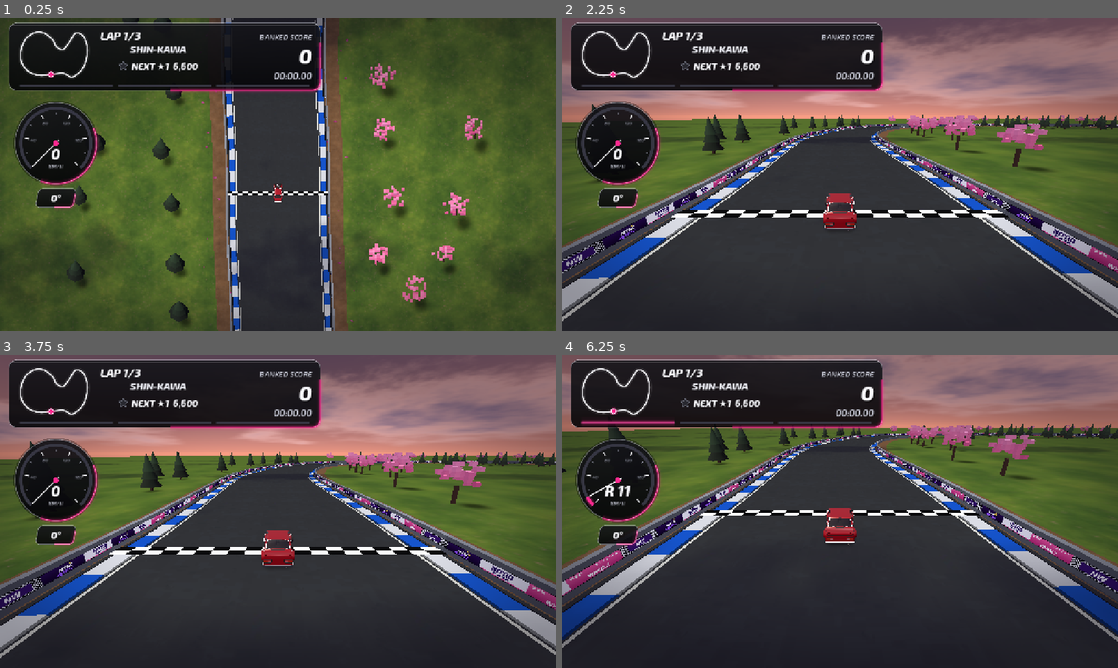
Above: before the commit, frames 1-4 (two rows, left to right).
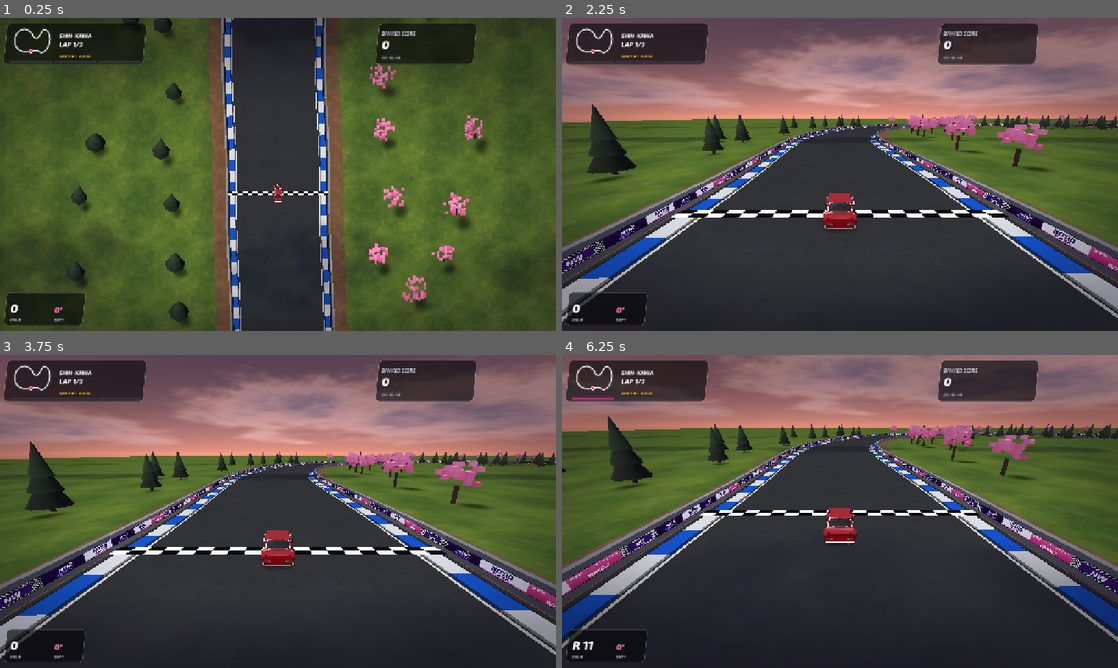
Above: after the commit, the same moments.

Repository: karllondor/Nitro-Wheelz-
Game: Godot game, scene res://scenes/race.tscn
Same seed, same stepped clock (60 frames per second), same inputs: the game is played once before the commit and once after it. This scene is started directly instead of the project's main scene.
Inputs (mouse positions are in pixels of both pictures, inside the frame that each line leads up to):
- Up to frame 1 (0.25 s): no input
- Up to frame 2 (2.25 s): tap Enter at 0.5 s; move the mouse to (962, 158) at 0.52 s; hold D (move_right) 0.53-1.25 s; hold Space (action_primary) 0.53-1.25 s; click (962, 158) at 0.67 s; tap R (race_restart) at 1.25, 2 s; drag from (728, 190) to (812, 237) at 1.27 s; move the mouse to (895, 105) at 2.02 s; hold D (move_right) from 2.03 s (still down); hold C (camera_toggle) from 2.03 s (still down)
- Up to frame 3 (3.75 s): release D (move_right) at 2.75 s; release C (camera_toggle) at 2.75 s; tap R (race_restart) at 2.75, 3.5 s; drag from (250, 574) to (111, 464) at 2.77 s; move the mouse to (444, 558) at 3.52 s; hold A (move_left) from 3.53 s (still down); tap Z at 3.6 s
- Up to frame 4 (6.25 s): release A (move_left) at 4.25 s; tap R (race_restart) at 4.25 s; drag from (673, 464) to (756, 433) at 4.27 s; move the mouse to (867, 511) at 5.02 s; hold S (brake) 5.03-5.75 s; tap E (action_secondary) at 5.1 s; click (867, 511) at 5.17 s; drag from (756, 433) to (728, 527) at 5.77 s

The runs differ from the first frame. In frame 1, 16% of the frame differs, in the area x 0-86%, y 1-99%; in frame 2, 16%; in frame 3, 16%; in frame 4, 17%.

Commit message:
feat(hud): compact nonblocking desktop/Web instruments and digital telemetry

Diff:
--- a/game/scripts/ui/race_hud.gd
+++ b/game/scripts/ui/race_hud.gd
@@ -130,8 +130,12 @@
 
 func _draw() -> void:
     var s: Vector2 = get_viewport_rect().size
-    var m: Dictionary = STYLE.metrics(s)
+    var profile: String = STYLE.platform_profile()
+    var m: Dictionary = STYLE.metrics(s,profile)
     var u: float = float(m["unit"])
+    if profile != "mobile":
+        _draw_desktop(m,s,u)
+        return
     if park_mode:
         _draw_gauge(Vector2(m["gauge_centre"]),float(m["gauge_radius"]),u)
         _draw_angle(Rect2(m["angle"]),u)
@@ -142,6 +146,75 @@
     _draw_angle(Rect2(m["angle"]),u)
     _draw_callouts(callout_anchor(m,s),s,u)
     _draw_flights(m,u)
+
+## Desktop/Web: three restrained, translucent instruments, no full-width
+## mobile strip and no big circular dial. Scoring, route and banked data still
+## come from the unmodified HUD state and scoring pipeline.
+func _draw_desktop(m: Dictionary, s: Vector2, u: float) -> void:
+    if not park_mode:
+        var h: Rect2 = m["header"]
+        var map_r: Rect2 = m["map"]
+        var nm: Rect2 = m["name"]
+        var lp: Rect2 = m["lap"]
+        var chase_r: Rect2 = m["chase"]
+        _desktop_glass(h,u)
+        _minimap(map_r,u*0.80)
+        var track_txt: String = track_name.to_upper()
+        STYLE.text(self,Vector2(nm.position.x,nm.end.y-2.0),track_txt,
+            STYLE.fit_size(track_txt,15.0*u,nm.size.x),STYLE.WHITE,
+            HORIZONTAL_ALIGNMENT_LEFT,nm.size.x)
+        var lap_txt: String = "LAP %d/%d" % [lap,lap_limit]
+        STYLE.text(self,Vector2(lp.position.x,lp.end.y-1.0),lap_txt,
+            STYLE.fit_size(lap_txt,17.0*u,lp.size.x),STYLE.WHITE,
+            HORIZONTAL_ALIGNMENT_LEFT,lp.size.x)
+        var chase_txt: String = str(chase_label()["text"])
+        STYLE.text(self,Vector2(chase_r.position.x,chase_r.end.y-1.0),chase_txt,
+            STYLE.fit_size(chase_txt,11.5*u,chase_r.size.x),STYLE.GOLD,
+            HORIZONTAL_ALIGNMENT_LEFT,chase_r.size.x,false)
+        _draw_lap_line(h,u*0.55)
+        var bank_r: Rect2 = m["bank_panel"]
+        var lab: Rect2 = m["total_label"]
+        var val: Rect2 = m["total"]
+        _desktop_glass(bank_r,u)
+        STYLE.text(self,Vector2(lab.position.x,lab.end.y-1.0),"BANKED SCORE",
+            12.5*u,STYLE.MUTED,HORIZONTAL_ALIGNMENT_LEFT,lab.size.x,false)
+        var bank_txt: String = _score_string(score)
+        STYLE.text(self,Vector2(val.position.x,val.position.y+val.size.y*0.56),bank_txt,
+            STYLE.fit_size(bank_txt,31.0*u,val.size.x),STYLE.WHITE.lerp(STYLE.GOLD,_score_pulse),
+            HORIZONTAL_ALIGNMENT_LEFT,val.size.x)
+        STYLE.text(self,Vector2(val.position.x,val.end.y-2.0),STYLE.time_string(race_time),
+            11.5*u,STYLE.MUTED,HORIZONTAL_ALIGNMENT_LEFT,val.size.x,false)
+        _draw_chain(Rect2(m["score"]),u)
+        _draw_callouts(callout_anchor(m,s),s,u)
+        _draw_flights(m,u)
+    _draw_desktop_telemetry(Rect2(m["speed"]),u)
+
+## Keep the approved Exo 2 / dark-glass / accent design, with reduced desktop
+## opacity and a hairline edge instead of mobile-sized chrome and glow.
+func _desktop_glass(r: Rect2, u: float) -> void:
+    var pts: PackedVector2Array = STYLE.shape(r,9.0*u,STYLE.SKEW*0.45)
+    draw_colored_polygon(pts,Color(0.018,0.020,0.032,0.61))
+    var edge: PackedVector2Array = pts.duplicate()
+    edge.append(pts[0])
+    draw_polyline(edge,Color(0.88,0.89,0.95,0.27),maxf(1.0,u),true)
+    draw_line(Vector2(r.position.x+10.0,r.end.y-2.0),
+        Vector2(r.end.x-10.0,r.end.y-2.0),
+        Color(STYLE.PINK.r,STYLE.PINK.g,STYLE.PINK.b,0.55),maxf(1.0,1.3*u),true)
+
+func _draw_desktop_telemetry(r: Rect2, u: float) -> void:
+    _desktop_glass(r,u)
+    var inset: float = 11.0
+    var number: String = ("R " if reversing else "")+str(int(speed))
+    STYLE.text(self,Vector2(r.position.x+inset,r.position.y+r.size.y*0.62),number,
+        STYLE.fit_size(number,30.0*u,r.size.x*0.60),STYLE.WHITE)
+    STYLE.text(self,Vector2(r.position.x+inset,r.end.y-9.0),"KM/H",
+        11.0*u,STYLE.MUTED,HORIZONTAL_ALIGNMENT_LEFT,-1.0,false)
+    var angle_txt: String = "%d°" % roundi(absf(drift_degrees))
+    STYLE.text(self,Vector2(r.position.x+r.size.x*0.62,r.position.y+r.size.y*0.63),
+        angle_txt,STYLE.fit_size(angle_txt,20.0*u,r.size.x*0.33),
+        STYLE.PINK_SOFT,HORIZONTAL_ALIGNMENT_LEFT,r.size.x*0.35)
+    STYLE.text(self,Vector2(r.position.x+r.size.x*0.62,r.end.y-9.0),"DRIFT",
+        9.5*u,STYLE.MUTED,HORIZONTAL_ALIGNMENT_LEFT,-1.0,false)
 
 # ------------------------------------------------------------------ header
 
@@ -413,6 +486,8 @@
 
 func _draw_callouts(anchor: Vector2, s: Vector2, u: float) -> void:
     var size: float = minf(s.x,s.y)*0.062
+    if STYLE.platform_profile() != "mobile":
+        size = clampf(size,19.0,30.0)
     var y: float = anchor.y
     # Newest nearest the car, at most three stacked upwards.
     for k in range(score_events.size()-1,maxi(-1,score_events.size()-4),-1):
